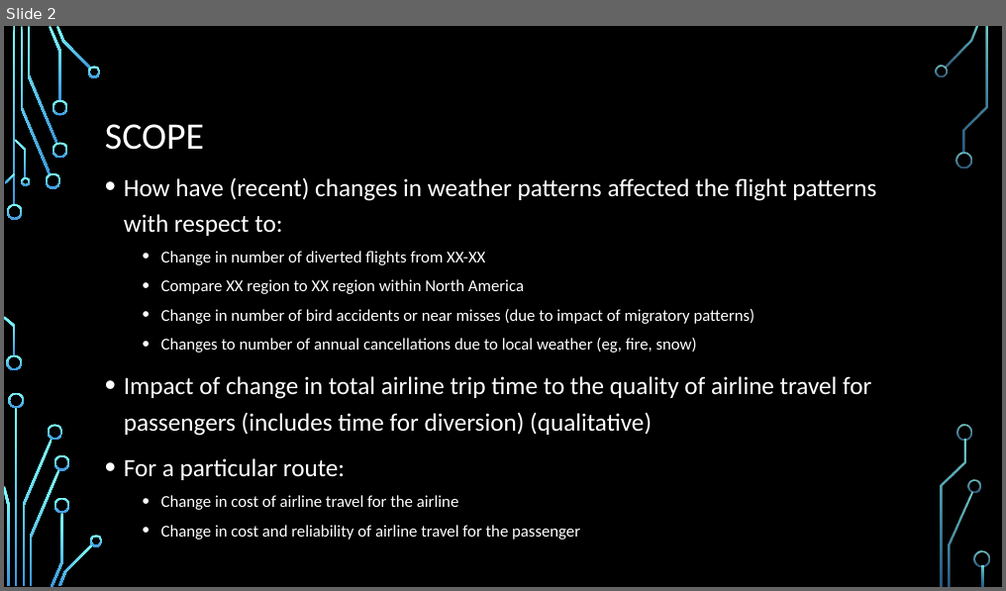
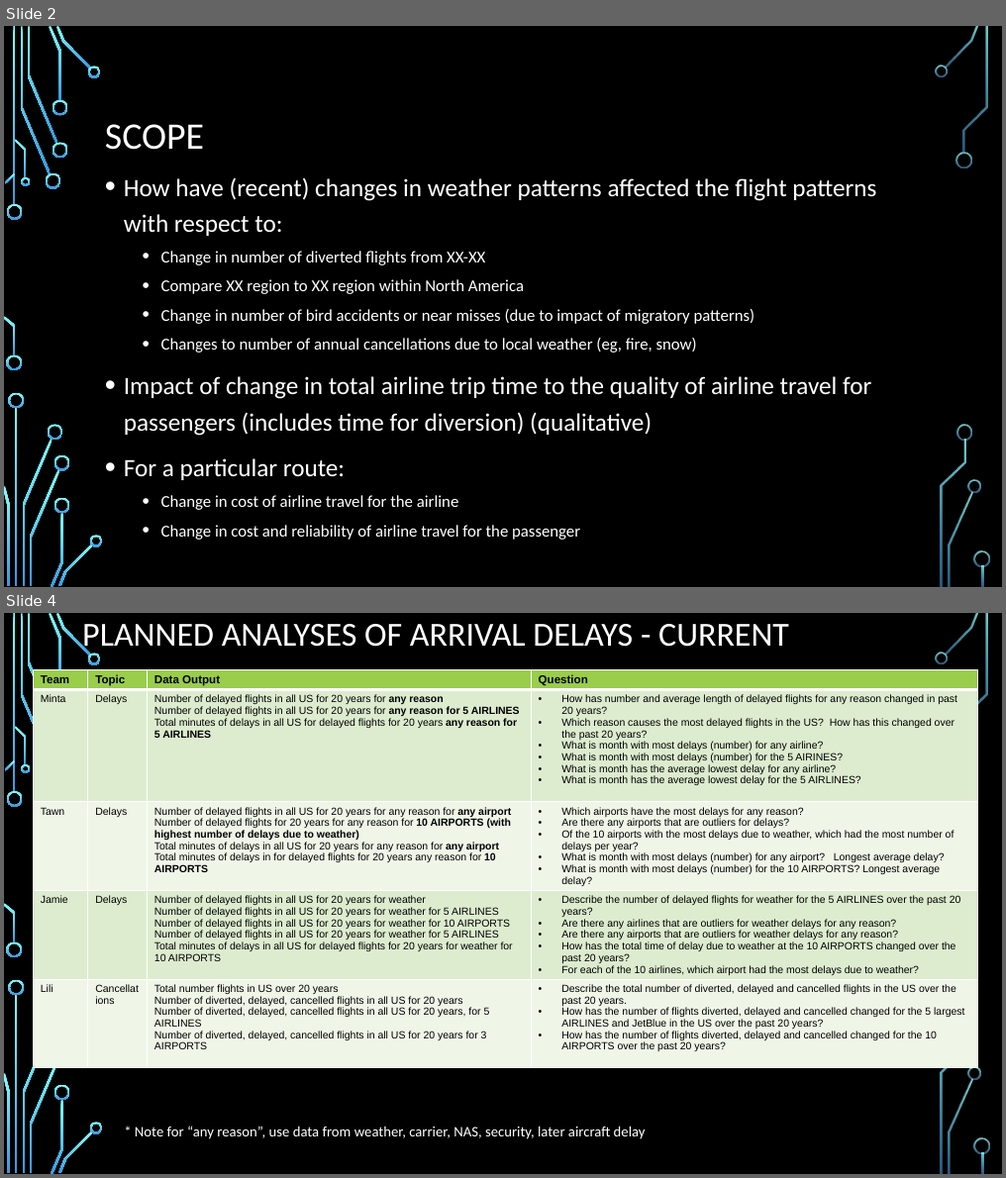
Before and after one commit to Tawn-Scotton/Team_3_Project_1, a slide deck: Team_3_Air_Travel_Weather_Satisfaction.pptx. Shown one above the other, each under a label of ours: slide 2 before the commit, slides 2 and 4 after it; the slides between them are not shown. The pictures are 1006x591 and 1006x1178 pixels, drawn with LibreOffice and Linux fonts; fonts in the diff are those of the drawing; background and template pictures are left out. Boxes give left, top, right and bottom in pixels: in the first picture for what was removed or moved away, otherwise in the second. Text is boxed around its words. In the diff, an @@ line names an element or a change of style, - is before the commit and + after.

```diff
--- a/Team_3_Air_Travel_Weather_Satisfaction.pptx
+++ b/Team_3_Air_Travel_Weather_Satisfaction.pptx
@@ slide 4 added at (4, 613, 1002, 1174), background picture (left out); not listed: 36 template elements that a slide beside it also shows @@
@@ title added at (82, 624, 789, 655), 32.4 pt, text #FFFFFF @@
+PLANNED ANALYSES OF ARRIVAL DELAYS - CURRENT
@@ table added at (33, 669, 979, 1095), 5 rows, 4 columns @@
+Team | Topic | Data Output | Question
+Minta | Delays | Number of delayed flights in all US for 20 years for any reason / Number of delayed flights in all US for 20 years for any reason for 5 AIRLINES / Total minutes of delays in all US for delayed flights for 20 years any reason for 5 AIRLINES | How has number and average length of delayed flights for any reason changed in past 20 years? / Which reason causes the most delayed flights in the US? How has this changed over the past 20 years? / What is month with most delays (number) for any airline? / What is month with most delays (number) for the 5 AIRINES? / What is month has the average lowest delay for any airline? / What is month has the average lowest delay for the 5 AIRLINES?
+Tawn | Delays | Number of delayed flights in all US for 20 years for any reason for any airport / Number of delayed flights for 20 years for any reason for 10 AIRPORTS (with highest number of delays due to weather) / Total minutes of delays in all US for 20 years for any reason for any airport / Total minutes of delays in for delayed flights for 20 years any reason for 10 AIRPORTS | Which airports have the most delays for any reason? / Are there any airports that are outliers for delays? / Of the 10 airports with the most delays due to weather, which had the most number of delays per year? / What is month with most delays (number) for any airport? Longest average delay? / What is month with most delays (number) for the 10 AIRPORTS? Longest average delay?
+Jamie | Delays | Number of delayed flights in all US for 20 years for weather / Number of delayed flights in all US for 20 years for weather for 5 AIRLINES / Number of delayed flights in all US for 20 years for weather for 10 AIRPORTS / Number of delayed flights in all US for 20 years for weather for 5 AIRLINES / Total minutes of delays in all US for delayed flights for 20 years for weather for 10 AIRPORTS | Describe the number of delayed flights for weather for the 5 AIRLINES over the past 20 years? / Are there any airlines that are outliers for weather delays for any reason? / Are there any airports that are outliers for weather delays for any reason? / How has the total time of delay due to weather at the 10 AIRPORTS changed over the past 20 years? / For each of the 10 airlines, which airport had the most delays due to weather?
+Lili | Cancellations | Total number flights in US over 20 years / Number of diverted, delayed, cancelled flights in all US for 20 years / Number of diverted, delayed, cancelled flights in all US for 20 years, for 5 AIRLINES / Number of diverted, delayed, cancelled flights in all US for 20 years for 3 AIRPORTS | Describe the total number of diverted, delayed and cancelled flights in the US over the past 20 years. / How has the number of flights diverted, delayed and cancelled changed for the 5 largest AIRLINES and JetBlue in the US over the past 20 years? / How has the number of flights diverted, delayed and cancelled changed for the 10 AIRPORTS over the past 20 years?
@@ text added at (135, 1126, 646, 1140), 14 pt, text #FFFFFF @@
+* Note for “any reason”, use data from weather, carrier, NAS, security, later aircraft delay
```
Also in this commit, not shown: 1 slide changed, 8 other slides added, 3 other files.
